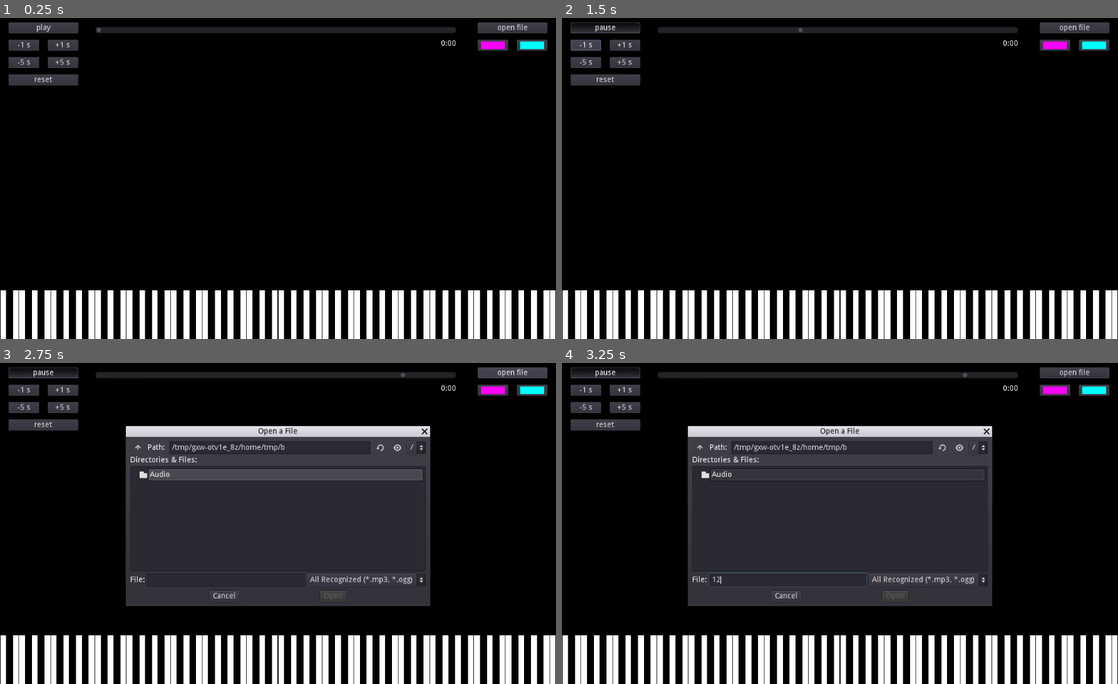
Above: before the commit, frames 1-4 (two rows, left to right).
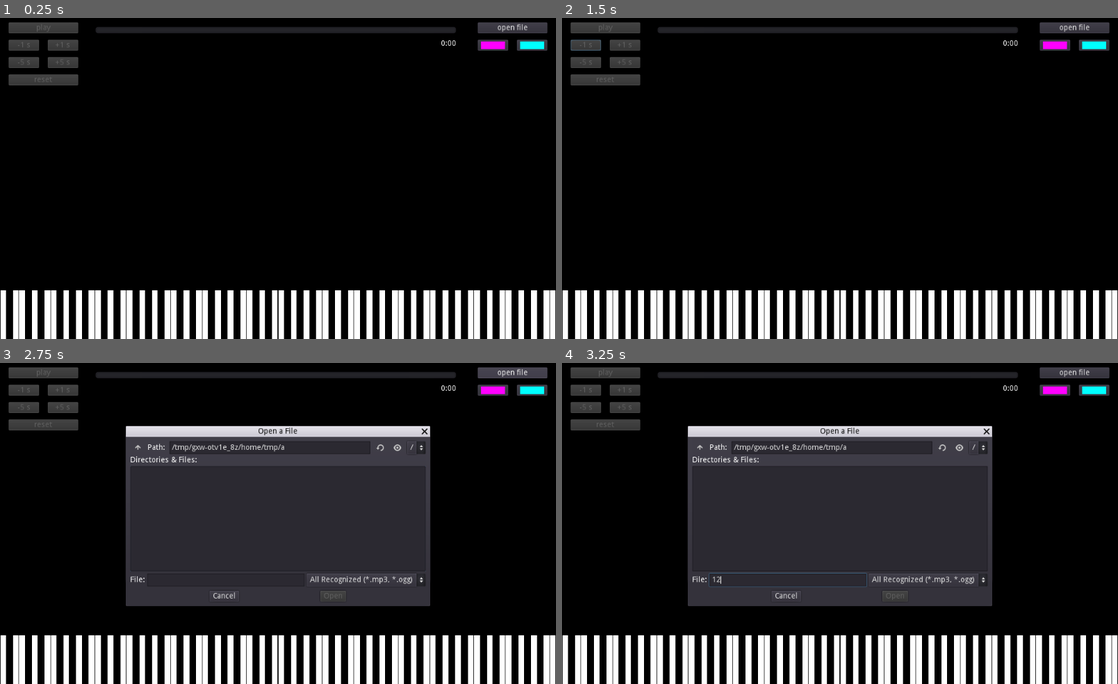
Above: after the commit, the same moments.

Repository: kinokomushroom/Godot-Piano-Transcription-Helper
Game: Godot game, scene res://Main.tscn
The game is run twice, just before and just after one commit, with the same random seed, the same clock (stepped at 60 frames per second) and the same inputs. Sound files missing from this copy of the repository are replaced by a short silence.
Inputs (mouse positions are in pixels of both pictures, inside the frame that each line leads up to):
- Up to frame 1 (0.25 s): no input
- Up to frame 2 (1.5 s): click (606, 27) at 0.5 s, where only the run before the commit has a clickable "play"; click (584, 43) at 1.25 s, where only the run before the commit has a clickable "-1 s"
- Up to frame 3 (2.75 s): click "open file" at 2 s
- Up to frame 4 (3.25 s): click (789, 581) at 2.77 s; type "12" at 2.85 s

The runs differ from the first frame. In frame 1, 0.1% of the frame differs, in the area x 3-19%, y 1-21%; in frame 2, 0.3%; in frame 3, 2.1%, in the area x 1-76%, y 1-37%; in frame 4, 0.5%.

Commit message:
Changes to GDScript
Shouldn't crash when loading anymore.

Diff:
--- a/Main.gd
+++ b/Main.gd
@@ -17,6 +17,7 @@
 var spectrum: AudioEffectSpectrumAnalyzerInstance = AudioServer.get_bus_effect_instance(0, 0)
 var stream_length: float = 0.0
 
+var file_chosen: bool = false
 var play_position: float = 0.0
 var playing: bool = false
 var scrubbing: bool = false
@@ -64,7 +65,13 @@
 		draw_magnitude(key_index)
 		draw_key(key_index)
 
-func audio_updated():
+func initialize_values():
+	$Control/startstop.disabled = false
+	$Control/reset.disabled = false
+	$Control/minus1.disabled = false
+	$Control/plus1.disabled = false
+	$Control/minus5.disabled = false
+	$Control/plus5.disabled = false
 	$AudioStreamPlayer.stop()
 	playing = false
 	play_position = 0.0
@@ -82,27 +89,28 @@
 	viewport_size_changed()
 	for key_index in range(0, key_number):
 		magnitude_db_array.append(lowest_magnitude)
-	audio_updated()
+
 
 func _process(_delta):
 	delta = _delta
-	var stream_playing: bool = $AudioStreamPlayer.playing
-	if playing and not scrubbing:
-		var reached_end: bool = play_position >= stream_length - 0.1
-		if not stream_playing and not reached_end:
-			$AudioStreamPlayer.play(play_position)
-		if reached_end:
-			$AudioStreamPlayer.stop()
-		play_position = $AudioStreamPlayer.get_playback_position()
-		$Control/TimeBar.value = play_position
-	elif playing and scrubbing:
-		if stream_playing:
-			$AudioStreamPlayer.stop()
-		play_position = $Control/TimeBar.value
-		scrubbing = false
-	elif not playing and scrubbing:
-		play_position = $Control/TimeBar.value
-		scrubbing = false
+	if file_chosen:
+		var stream_playing: bool = $AudioStreamPlayer.playing
+		if playing and not scrubbing:
+			var reached_end: bool = play_position >= stream_length - 0.1
+			if not stream_playing and not reached_end:
+				$AudioStreamPlayer.play(play_position)
+			if reached_end:
+				$AudioStreamPlayer.stop()
+			play_position = $AudioStreamPlayer.get_playback_position()
+			$Control/TimeBar.value = play_position
+		elif playing and scrubbing:
+			if stream_playing:
+				$AudioStreamPlayer.stop()
+			play_position = $Control/TimeBar.value
+			scrubbing = false
+		elif not playing and scrubbing:
+			play_position = $Control/TimeBar.value
+			scrubbing = false
 	var minutes: int = floor(play_position / 60)
 	var seconds: int = int(play_position) % 60
 	$Control/Timestamp.text = "%d:%02d" % [minutes, seconds]
@@ -162,7 +170,8 @@
 	stream.data = file.get_buffer(file.get_len())
 	$AudioStreamPlayer.stream = stream
 	file.close()
-	audio_updated()
+	file_chosen = true
+	initialize_values()
 
 func _on_Color1_color_changed(color):
 	gradient.set_color(0, color)
--- a/Main.tscn
+++ b/Main.tscn
@@ -1,7 +1,6 @@
-[gd_scene load_steps=4 format=2]
+[gd_scene load_steps=3 format=2]
 
 [ext_resource path="res://Main.gd" type="Script" id=1]
-[ext_resource path="res://Audio/Luma Pools.ogg" type="AudioStream" id=2]
 
 [sub_resource type="Gradient" id=1]
 colors = PoolColorArray( 1, 0, 1, 1, 0, 1, 1, 1 )
@@ -11,7 +10,6 @@
 gradient = SubResource( 1 )
 
 [node name="AudioStreamPlayer" type="AudioStreamPlayer" parent="."]
-stream = ExtResource( 2 )
 
 [node name="Control" type="Control" parent="."]
 margin_right = 1024.0
@@ -25,6 +23,7 @@
 margin_top = 16.0
 margin_right = 144.0
 margin_bottom = 36.0
+disabled = true
 toggle_mode = true
 text = "play"
 __meta__ = {
@@ -36,6 +35,7 @@
 margin_top = 112.0
 margin_right = 144.0
 margin_bottom = 132.0
+disabled = true
 text = "reset"
 __meta__ = {
 "_edit_use_anchors_": false
@@ -47,6 +47,7 @@
 margin_right = 72.0
 margin_bottom = 68.0
 rect_pivot_offset = Vector2( 40, 10 )
+disabled = true
 text = "-1 s"
 __meta__ = {
 "_edit_use_anchors_": false
@@ -58,6 +59,7 @@
 margin_right = 144.0
 margin_bottom = 68.0
 rect_pivot_offset = Vector2( 40, 10 )
+disabled = true
 text = "+1 s"
 __meta__ = {
 "_edit_use_anchors_": false
@@ -69,6 +71,7 @@
 margin_right = 72.0
 margin_bottom = 100.0
 rect_pivot_offset = Vector2( 40, 10 )
+disabled = true
 text = "-5 s"
 __meta__ = {
 "_edit_use_anchors_": false
@@ -80,6 +83,7 @@
 margin_right = 144.0
 margin_bottom = 100.0
 rect_pivot_offset = Vector2( 40, 10 )
+disabled = true
 text = "+5 s"
 __meta__ = {
 "_edit_use_anchors_": false
@@ -91,6 +95,7 @@
 margin_top = 24.0
 margin_right = -184.0
 margin_bottom = 36.0
+max_value = 0.0
 __meta__ = {
 "_edit_use_anchors_": false
 }
Not shown, changed: README.md
